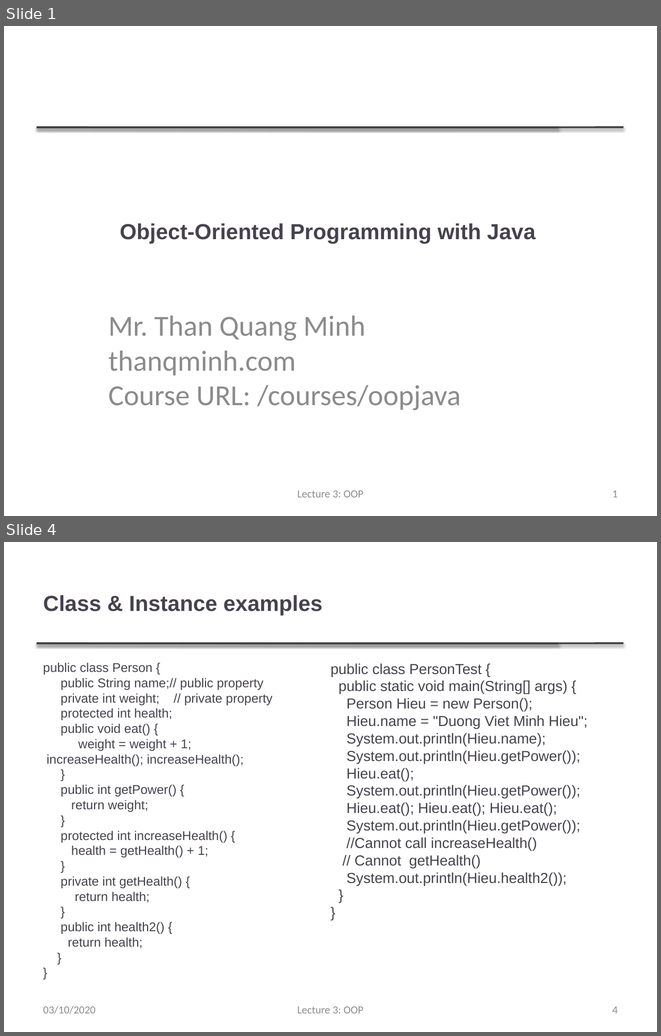
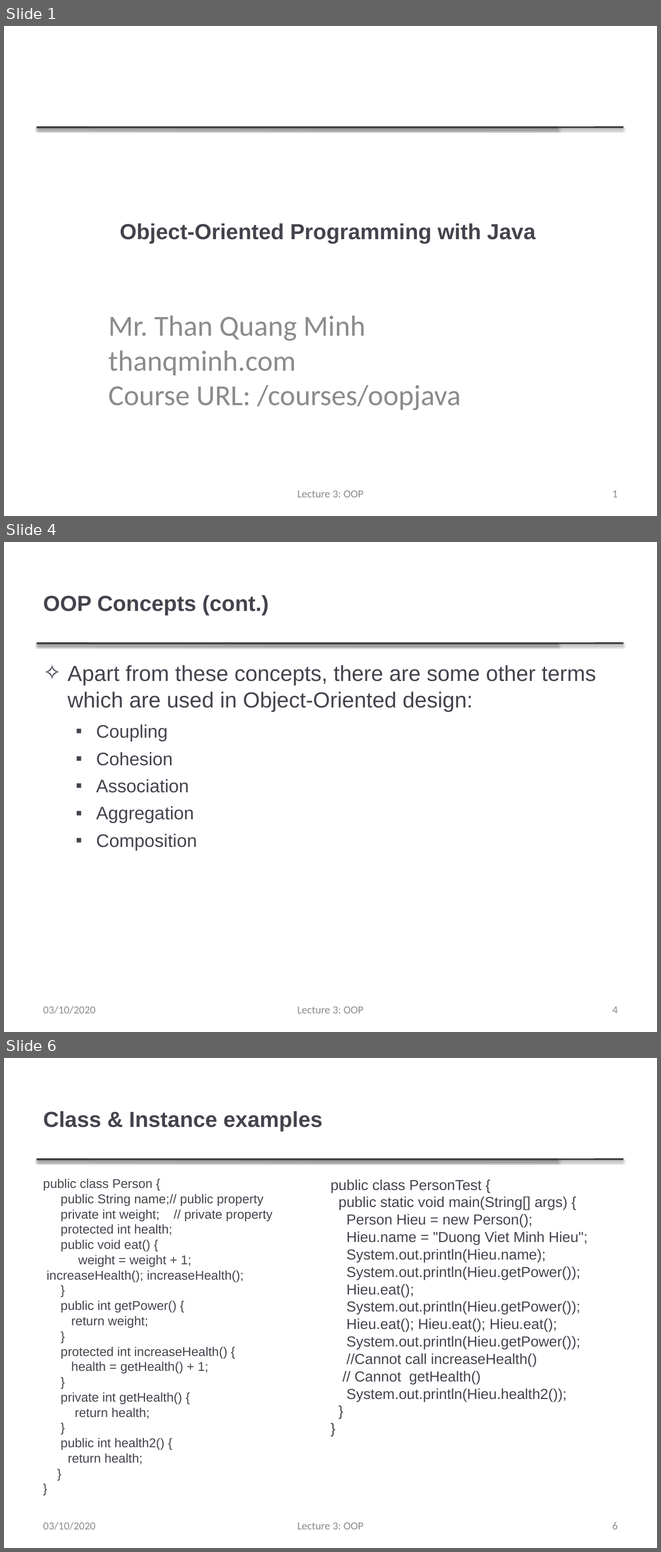
Before and after one commit to thanqminh/thanqminh.github.io, a slide deck: courses/oopjava/lecture3.pptx. Shown one above the other, each under a label of ours: slides 1 and 4 before the commit, slides 1, 4 and 6 after it; the slides between them are not shown. The pictures are 661x1036 and 661x1552 pixels, drawn with LibreOffice and Linux fonts; fonts in the diff are those of the drawing. Boxes give left, top, right and bottom in pixels: in the first picture for what was removed or moved away, otherwise in the second. Text is boxed around its words. In the diff, an @@ line names an element or a change of style, - is before the commit and + after.

```diff
--- a/courses/oopjava/lecture3.pptx
+++ b/courses/oopjava/lecture3.pptx
@@ slide 4 added at (4, 542, 657, 1032), background #FFFFFF; not listed: 2 template elements that a slide beside it also shows @@
@@ title added at (43, 595, 268, 615), 24 pt, text #46424D, bold @@
+OOP Concepts (cont.)
@@ text added at (68, 665, 596, 850), 24 pt, text #46424D @@
+✧ Apart from these concepts, there are some other terms which are used in Object-Oriented design:
+  ▪ Coupling
+  ▪ Cohesion
+  ▪ Association
+  ▪ Aggregation
+  ▪ Composition
@@ text added at (43, 1006, 96, 1014), 12 pt, text #8C8C8C @@
+03/10/2020
@@ text added at (297, 1006, 364, 1013), 12 pt, text #8C8C8C @@
+Lecture 3: OOP
@@ page number added at (612, 1006, 618, 1013), 12 pt, text #8C8C8C @@
+4
@@ what was slide 4 is now slide 6 @@
@@ page number at (612, 1522, 618, 1529): text changed @@
-4
+6
```
Also in this commit, not shown: 2 slides changed, 1 other slide added, 1 other file.
